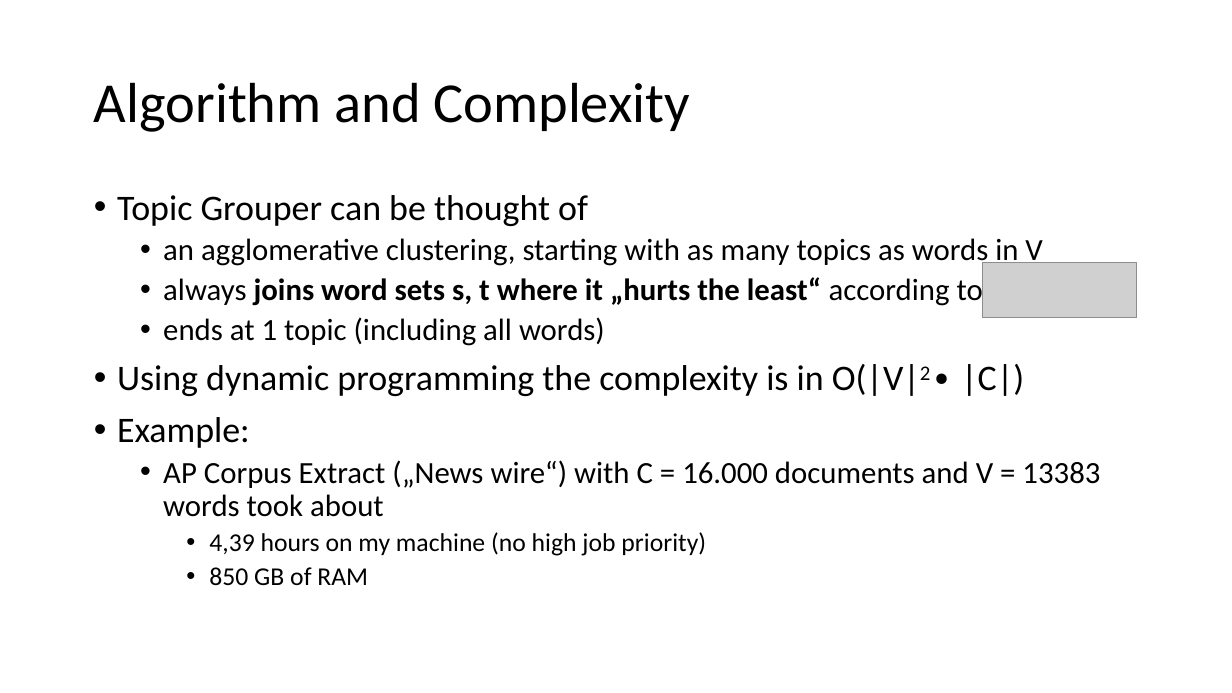
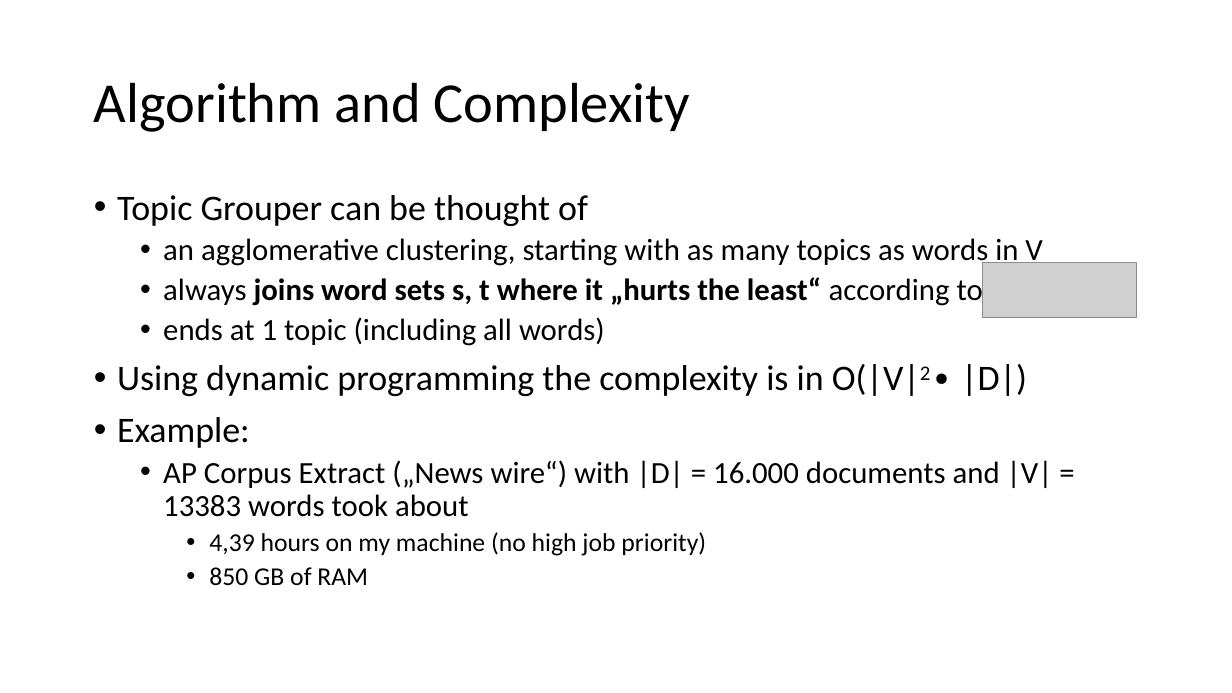
Before and after one commit to pfeiferd/TopicGrouperJ, a slide deck: slide 22 of doc/PTM.pptx. Drawn at 1232x693 pixels with LibreOffice and Linux fonts; fonts in the diff are those of the drawing; grey boxes stand for pictures. Boxes give left, top, right and bottom in pixels: in the first picture for what was removed or moved away, otherwise in the second. Text is boxed around its words. In the diff, an @@ line names an element or a change of style, - is before the commit and + after.

```diff
--- a/doc/PTM.pptx
+++ b/doc/PTM.pptx
@@ text at [117, 364, 1027, 396]: text changed @@
-• Using dynamic programming the complexity is in O(|V|2∙ |C|)
+• Using dynamic programming the complexity is in O(|V|2∙ |D|)
@@ text at [163, 460, 1053, 517]: text changed @@
-  • AP Corpus Extract („News wire“) with C = 16.000 documents and V = 13383 words took about
+  • AP Corpus Extract („News wire“) with |D| = 16.000 documents and |V| = 13383 words took about
```
Also in this commit, not shown: 2 other slides changed.
